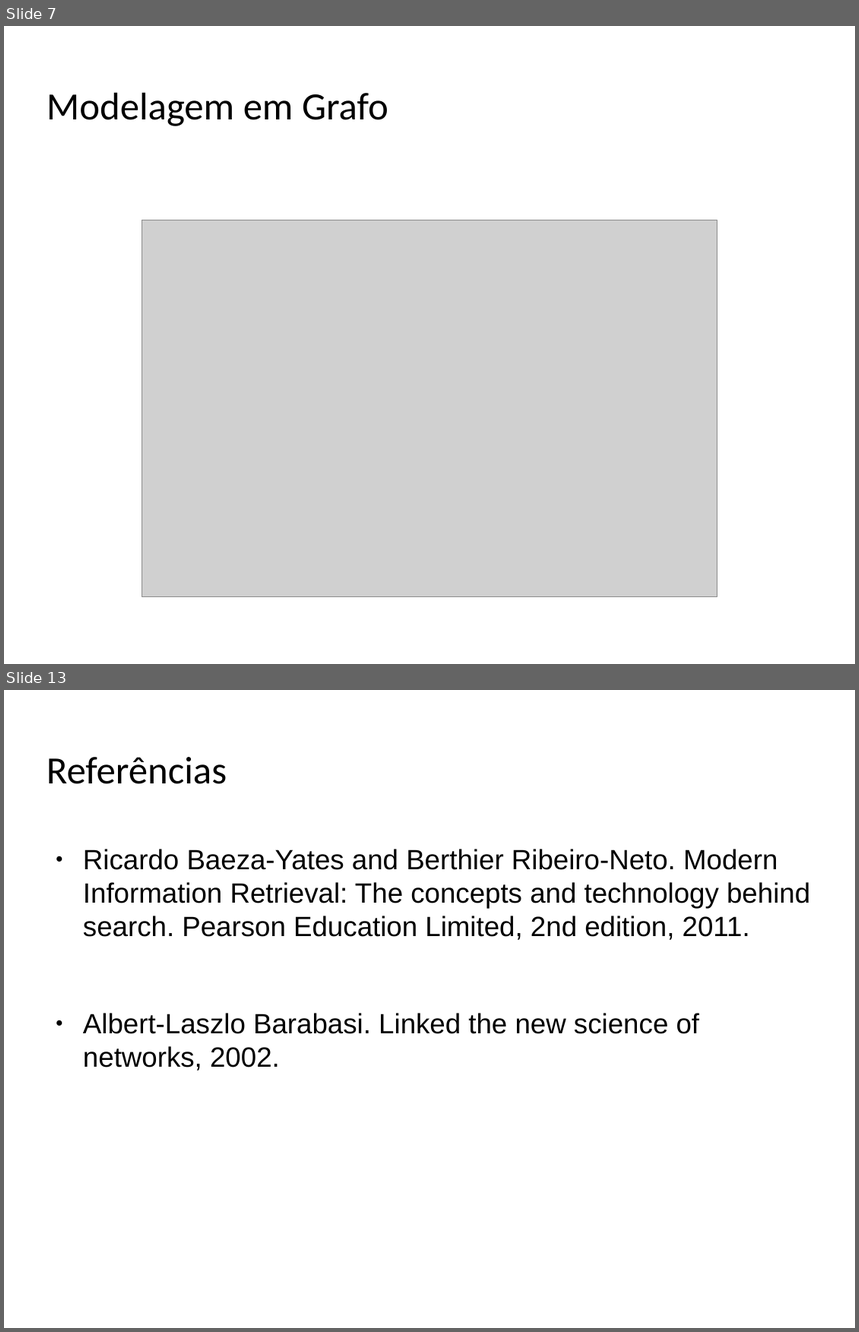
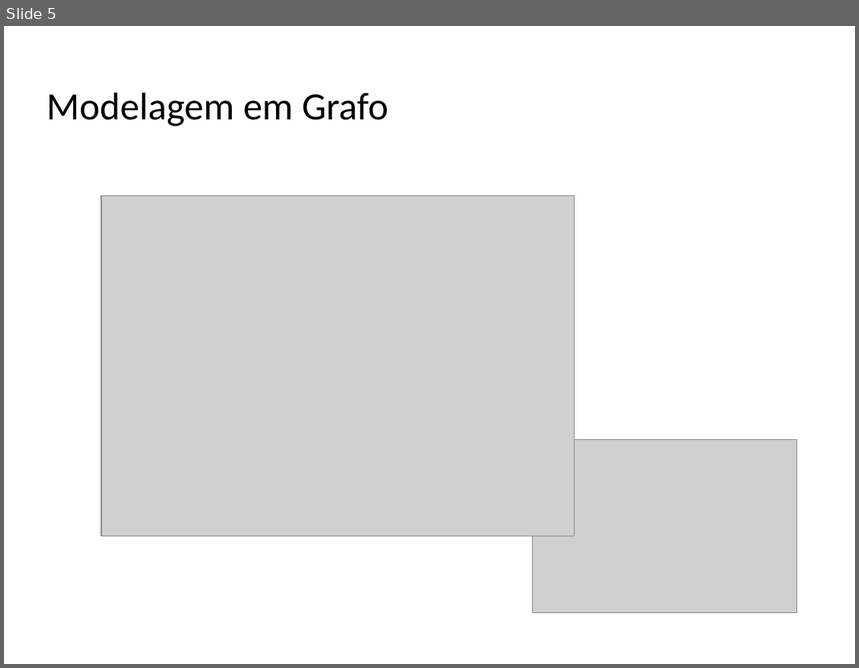
Before and after one commit to albertoueda/ufmg, a slide deck: paa/tp-final/apresentacao/alberto-ueda-final-tp-presentation.odp. Shown one above the other, each under a label of ours: slides 7 and 13 before the commit, slide 5 after it; the slides between them are not shown. The pictures are 859x1332 and 859x668 pixels, drawn with LibreOffice and Linux fonts; fonts in the diff are those of the drawing; grey boxes stand for pictures; background and template pictures are left out. Boxes give left, top, right and bottom in pixels: in the first picture for what was removed or moved away, otherwise in the second. Text is boxed around its words. In the diff, an @@ line names an element or a change of style, - is before the commit and + after.

```diff
--- a/paa/tp-final/apresentacao/alberto-ueda-final-tp-presentation.odp
+++ b/paa/tp-final/apresentacao/alberto-ueda-final-tp-presentation.odp
@@ slide 13 removed at (4, 690, 855, 1328), background picture (left out) @@
@@ title removed at (47, 757, 227, 784) @@
-Referências
@@ text removed at (83, 849, 810, 1071) @@
-● Ricardo Baeza-Yates and Berthier Ribeiro-Neto. Modern Information Retrieval: The concepts and technology behind search. Pearson Education Limited, 2nd edition, 2011.
-● Albert-Laszlo Barabasi. Linked the new science of networks, 2002.
@@ what was slide 7 is now slide 5 @@
@@ slide 5 changed as well @@
@@ picture: place and size @@
-picture at (142, 221, 718, 598)
+picture at (101, 196, 575, 537)
@@ picture added at (533, 439, 798, 613) @@
```
Also in this commit, not shown: 5 other slides changed, 5 slides added, 6 other slides removed, 8 other files.
